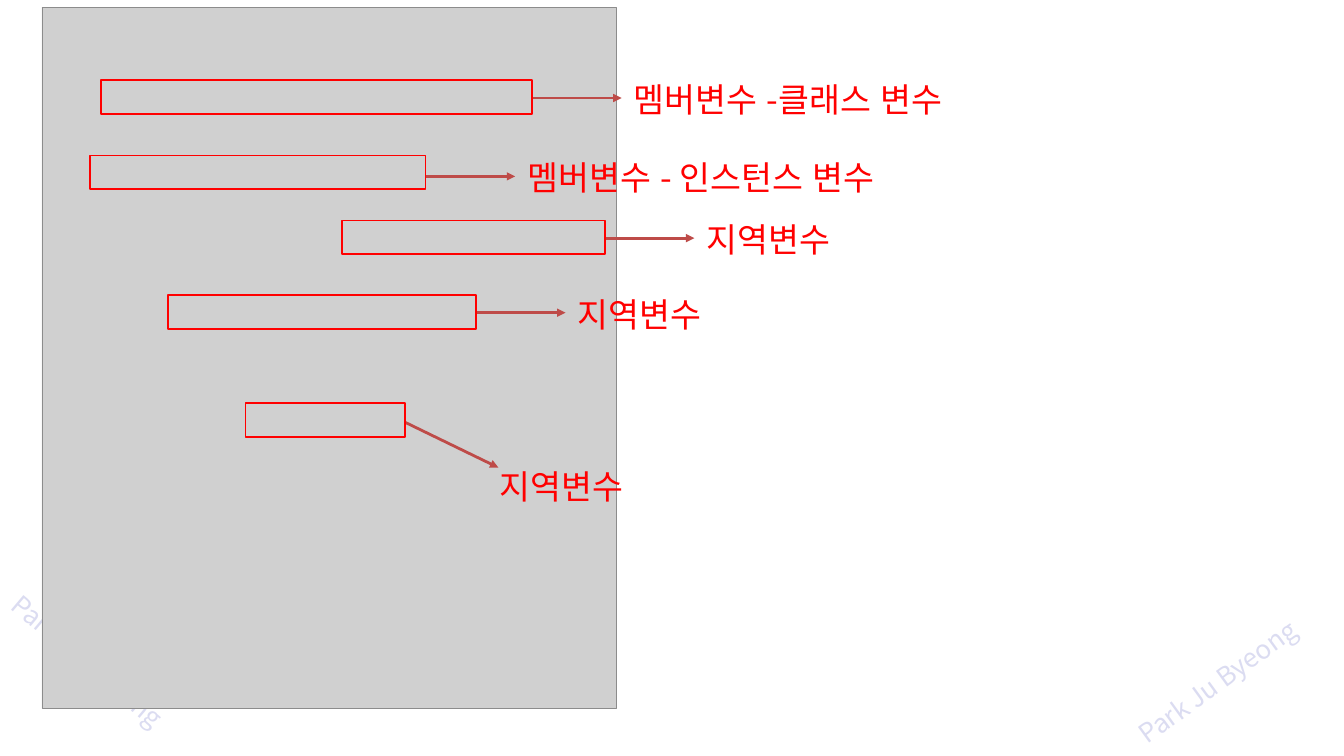
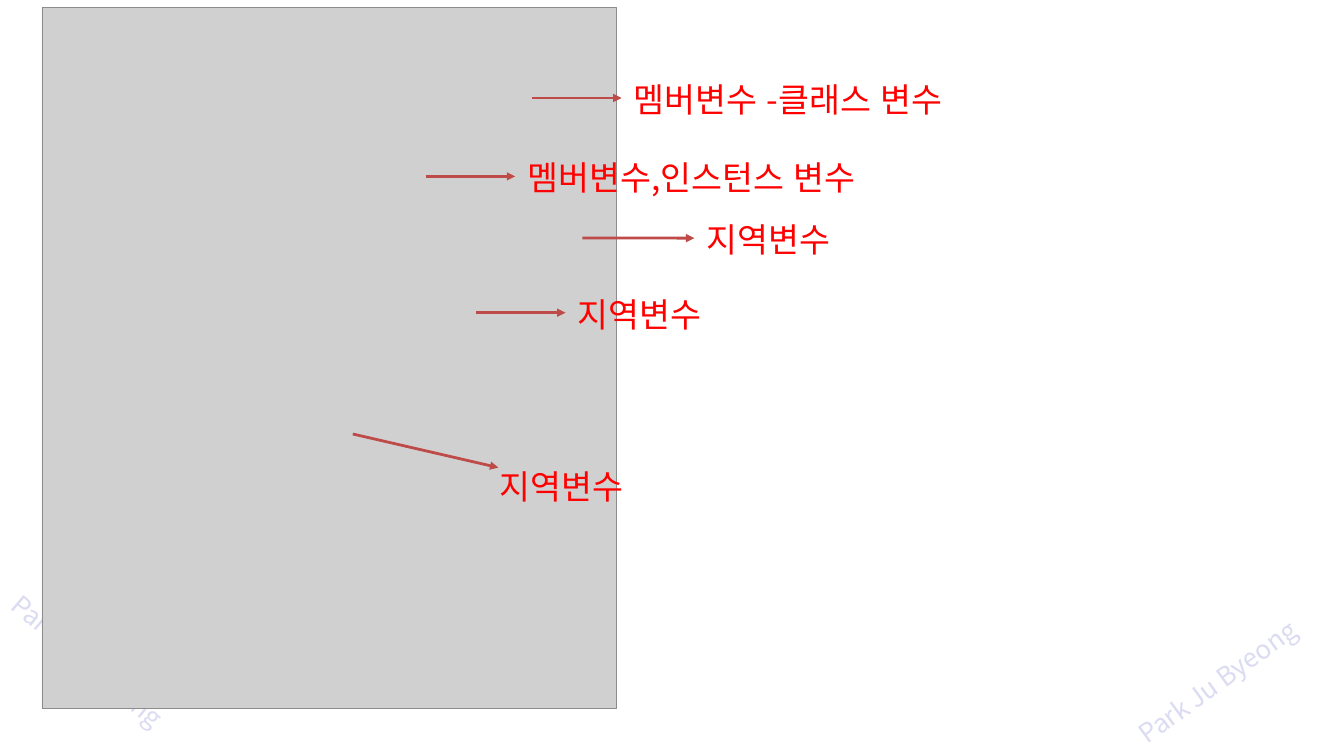
Before and after one commit to zest132/JavaLecture, a slide deck: slide 5 of JavaLecture/LectureFile/java 7강 멤버변수와메모리.pptx. Drawn at 1344x756 pixels with LibreOffice and Linux fonts; fonts in the diff are those of the drawing; grey boxes stand for pictures. Boxes give left, top, right and bottom in pixels: in the first picture for what was removed or moved away, otherwise in the second. Text is boxed around its words. In the diff, an @@ line names an element or a change of style, - is before the commit and + after.

```diff
--- a/JavaLecture/LectureFile/java 7강 멤버변수와메모리.pptx
+++ b/JavaLecture/LectureFile/java 7강 멤버변수와메모리.pptx
@@ rectangle removed at [101,81,532,114] @@
@@ rectangle removed at [89,155,425,189] @@
@@ text at [527,156,855,200]: text changed @@
-멤버변수 - 인스턴스 변수
+멤버변수,인스턴스 변수
@@ rectangle removed at [341,220,605,254] @@
@@ arrow moved from (605, 238) - (694, 238) to (583, 238) - (694, 238) @@
@@ rectangle removed at [168,295,476,329] @@
@@ rectangle removed at [245,403,405,437] @@
@@ arrow moved from (405, 422) - (499, 468) to (353, 434) - (499, 468) @@
```
Also in this commit, not shown: 20 other slides changed, 13 slides added, 5 slides removed, 6 other files.
